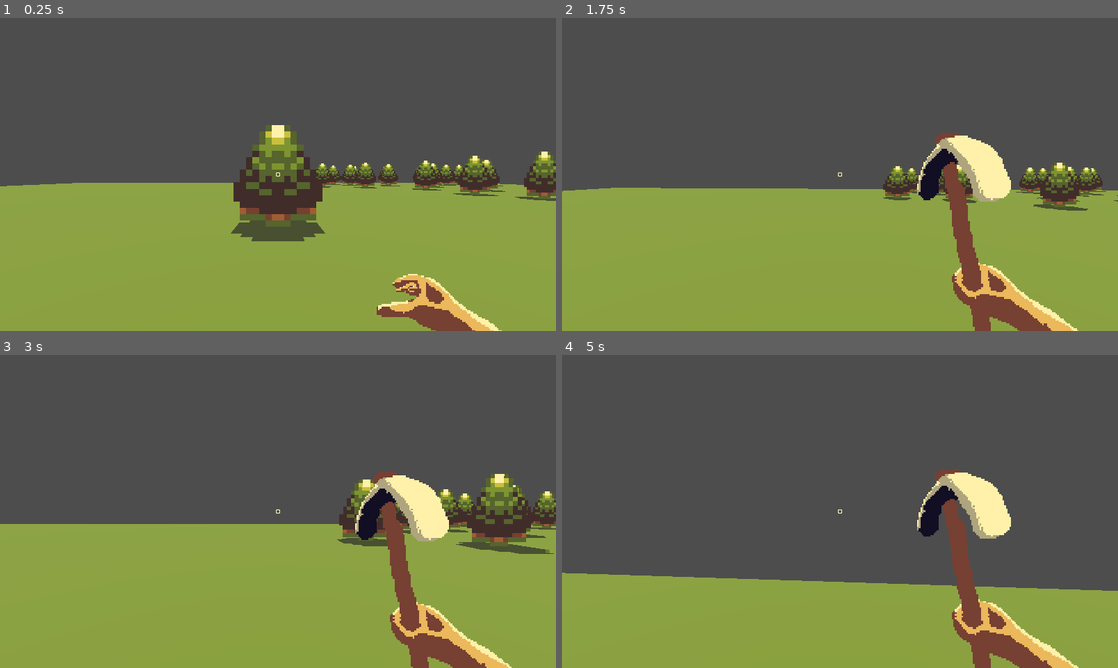
Above: before the commit, frames 1-4 (two rows, left to right).
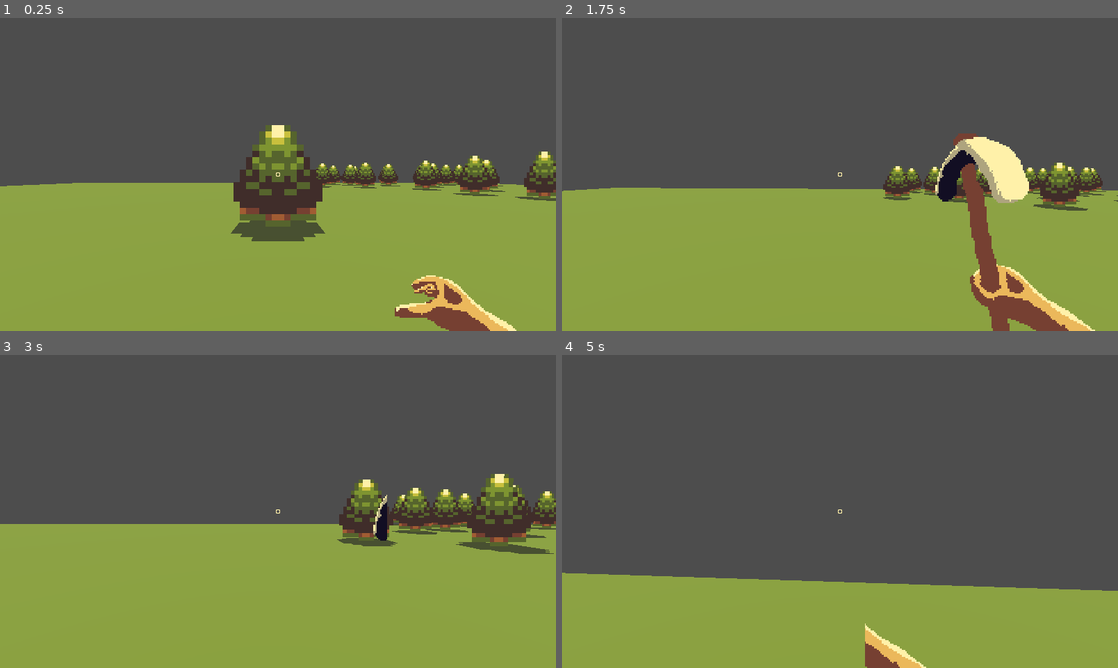
Above: after the commit, the same moments.

Repository: benlloyd50/three-d-skiller
Game: Godot game, scene res://scenes/main_in_game.tscn
Same seed, same stepped clock (60 frames per second), same inputs: the game is played once before the commit and once after it.
Inputs (mouse positions are in pixels of both pictures, inside the frame that each line leads up to):
- Up to frame 1 (0.25 s): no input
- Up to frame 2 (1.75 s): tap Enter at 0.5 s; move the mouse to (867, 174) at 0.52 s; hold 1 0.53-1.28 s; hold W (move_forward) from 0.53 s (still down); click (867, 174) at 0.6 s; tap Space (jump) at 0.77, 1.52 s; move the mouse to (812, 174) at 1.27 s; tap 1 at 1.35 s; tap 2 at 1.55 s
- Up to frame 3 (3 s): keep holding W (move_forward); move the mouse to (289, 505) at 2.02 s; hold 2 2.03-2.78 s; click (289, 505) at 2.3 s; move the mouse to (272, 517) at 2.77 s; click (272, 517) at 2.85 s
- Up to frame 4 (5 s): keep holding W (move_forward); tap Space (jump) at 3.02, 3.77, 4.52 s; tap 1 at 3.05 s; move the mouse to (878, 514) at 3.52 s; hold 1 3.53-4.28 s; tap 2 at 3.8, 4.35 s; move the mouse to (795, 508) at 4.27 s; click (795, 508) at 4.55 s

The runs differ from the first frame. In frame 1, 1.8% of the frame differs, in the area x 67-93%, y 81-100%; in frame 2, 6.5%, in the area x 63-96%, y 36-100%; in frame 3, 5.7%; in frame 4, 6.5%.

Commit message:
held item and pickaxe swing

Diff:
--- a/scenes/player.tscn
+++ b/scenes/player.tscn
@@ -4,7 +4,7 @@
 [ext_resource type="Script" uid="uid://hobsns4jtt2j" path="res://scripts/player_controller.gd" id="1_g2els"]
 [ext_resource type="AudioStream" uid="uid://dksc4d6mjr6jq" path="res://audio/punch1.ogg" id="2_fjrip"]
 [ext_resource type="Texture2D" uid="uid://cpjts3f3o4jul" path="res://art/hand_empty.png" id="2_g2els"]
-[ext_resource type="Texture2D" uid="uid://35ud1peywti5" path="res://art/hand_large_pick.png" id="3_dqkch"]
+[ext_resource type="Texture2D" uid="uid://b5q8g1x18dqhe" path="res://art/hand_large_pick-sheet.png" id="3_jej6c"]
 [ext_resource type="Texture2D" uid="uid://cvja6duuqgr04" path="res://art/art dump/Mini-Medieval-8x8/Interface.png" id="3_qhqgy"]
 [ext_resource type="AudioStream" uid="uid://b2okx3ff5p5ly" path="res://audio/punch2.ogg" id="3_smehm"]
 [ext_resource type="AudioStream" uid="uid://dgog5yr1pkjkb" path="res://audio/punch3.ogg" id="4_ur7pv"]
@@ -14,6 +14,10 @@
 [ext_resource type="AudioStream" uid="uid://bv8gqvrtlst61" path="res://audio/Footstep_Dirt_02.ogg" id="8_4r5pv"]
 [ext_resource type="AudioStream" uid="uid://dw76gq6lu2tvb" path="res://audio/Footstep_Dirt_09.ogg" id="15_ujl30"]
 
+[sub_resource type="AtlasTexture" id="AtlasTexture_cyhim"]
+atlas = ExtResource("3_jej6c")
+region = Rect2(0, 0, 256, 256)
+
 [sub_resource type="StandardMaterial3D" id="StandardMaterial3D_4flbx"]
 albedo_color = Color(1, 0.637, 0.00999999, 1)
 normal_enabled = true
@@ -37,15 +41,157 @@
 stream_2/stream = ExtResource("8_4r5pv")
 stream_3/stream = ExtResource("15_ujl30")
 
+[sub_resource type="AtlasTexture" id="AtlasTexture_fulsm"]
+atlas = ExtResource("3_jej6c")
+
 [sub_resource type="AtlasTexture" id="AtlasTexture_qhqgy"]
 atlas = ExtResource("3_qhqgy")
 region = Rect2(0, 0, 24, 24)
+
+[sub_resource type="Animation" id="Animation_f1ej7"]
+length = 0.001
+tracks/0/type = "value"
+tracks/0/imported = false
+tracks/0/enabled = true
+tracks/0/path = NodePath("CanvasLayer/Control/hudhand:texture:atlas")
+tracks/0/interp = 1
+tracks/0/loop_wrap = true
+tracks/0/keys = {
+"times": PackedFloat32Array(0),
+"transitions": PackedFloat32Array(1),
+"update": 1,
+"values": [ExtResource("3_jej6c")]
+}
+tracks/1/type = "value"
+tracks/1/imported = false
+tracks/1/enabled = true
+tracks/1/path = NodePath("CanvasLayer/Control/hudhand:hframes")
+tracks/1/interp = 1
+tracks/1/loop_wrap = true
+tracks/1/keys = {
+"times": PackedFloat32Array(0),
+"transitions": PackedFloat32Array(1),
+"update": 1,
+"values": [5]
+}
+tracks/2/type = "value"
+tracks/2/imported = false
+tracks/2/enabled = true
+tracks/2/path = NodePath("CanvasLayer/Control/hudhand:frame")
+tracks/2/interp = 1
+tracks/2/loop_wrap = true
+tracks/2/keys = {
+"times": PackedFloat32Array(0),
+"transitions": PackedFloat32Array(1),
+"update": 1,
+"values": [0]
+}
+tracks/3/type = "value"
+tracks/3/imported = false
+tracks/3/enabled = true
+tracks/3/path = NodePath("CanvasLayer/Control/hudhand:texture")
+tracks/3/interp = 1
+tracks/3/loop_wrap = true
+tracks/3/keys = {
+"times": PackedFloat32Array(0),
+"transitions": PackedFloat32Array(1),
+"update": 1,
+"values": [SubResource("AtlasTexture_fulsm")]
+}
+
+[sub_resource type="Animation" id="Animation_oprun"]
+resource_name = "idle"
+length = 0.001
+tracks/0/type = "value"
+tracks/0/imported = false
+tracks/0/enabled = true
+tracks/0/path = NodePath("CanvasLayer/Control/hudhand:texture")
+tracks/0/interp = 1
+tracks/0/loop_wrap = true
+tracks/0/keys = {
+"times": PackedFloat32Array(0),
+"transitions": PackedFloat32Array(1),
+"update": 1,
+"values": [ExtResource("2_g2els")]
+}
+tracks/1/type = "value"
+tracks/1/imported = false
+tracks/1/enabled = true
+tracks/1/path = NodePath("CanvasLayer/Control/hudhand:hframes")
+tracks/1/interp = 1
+tracks/1/loop_wrap = true
+tracks/1/keys = {
+"times": PackedFloat32Array(0),
+"transitions": PackedFloat32Array(1),
+"update": 1,
+"values": [1]
+}
+
+[sub_resource type="Animation" id="Animation_jej6c"]
+resource_name = "swing_pick"
+length = 0.7
+step = 0.15
+tracks/0/type = "value"
+tracks/0/imported = false
+tracks/0/enabled = true
+tracks/0/path = NodePath("CanvasLayer/Control/hudhand:texture")
+tracks/0/interp = 1
+tracks/0/loop_wrap = true
+tracks/0/keys = {
+"times": PackedFloat32Array(0),
+"transitions": PackedFloat32Array(1),
+"update": 1,
+"values": [SubResource("AtlasTexture_fulsm")]
+}
+tracks/1/type = "value"
+tracks/1/imported = false
+tracks/1/enabled = true
+tracks/1/path = NodePath("CanvasLayer/Control/hudhand:texture:atlas")
+tracks/1/interp = 1
+tracks/1/loop_wrap = true
+tracks/1/keys = {
+"times": PackedFloat32Array(0),
+"transitions": PackedFloat32Array(1),
+"update": 1,
+"values": [ExtResource("3_jej6c")]
+}
+tracks/2/type = "value"
+tracks/2/imported = false
+tracks/2/enabled = true
+tracks/2/path = NodePath("CanvasLayer/Control/hudhand:hframes")
+tracks/2/interp = 1
+tracks/2/loop_wrap = true
+tracks/2/keys = {
+"times": PackedFloat32Array(0),
+"transitions": PackedFloat32Array(1),
+"update": 1,
+"values": [5]
+}
+tracks/3/type = "value"
+tracks/3/imported = false
+tracks/3/enabled = true
+tracks/3/path = NodePath("CanvasLayer/Control/hudhand:frame")
+tracks/3/interp = 1
+tracks/3/loop_wrap = true
+tracks/3/keys = {
+"times": PackedFloat32Array(0, 0.2714455, 0.3270286, 0.3800286, 0.5714286),
+"transitions": PackedFloat32Array(1, 1, 1, 1, 1),
+"update": 1,
+"values": [1, 2, 3, 4, 2]
+}
+
+[sub_resource type="AnimationLibrary" id="AnimationLibrary_f1ej7"]
+_data = {
+&"RESET": SubResource("Animation_f1ej7"),
+&"idle": SubResource("Animation_oprun"),
+&"swing_pick": SubResource("Animation_jej6c")
+}
 
 [node name="player" type="CharacterBody3D" unique_id=1684608086]
 script = ExtResource("1_g2els")
 bob_rate = 4.6
 empty_hands = ExtResource("2_g2els")
-pickaxe = ExtResource("3_dqkch")
+pickaxe = SubResource("AtlasTexture_cyhim")
 
 [node name="Pivot" type="Node3D" parent="." unique_id=396520076]
 transform = Transform3D(-1, 0, 8.74228e-08, 0, 1, 0, -8.74228e-08, 0, -1, 0.00330329, 0, -0.0010668)
@@ -99,9 +245,10 @@
 grow_vertical = 0
 
 [node name="hudhand" type="Sprite2D" parent="CanvasLayer/Control" unique_id=796031873]
-position = Vector2(-487.00006, -373)
+position = Vector2(-445.00006, -370.00003)
 scale = Vector2(3.789062, 3.789062)
-texture = ExtResource("2_g2els")
+texture = SubResource("AtlasTexture_fulsm")
+hframes = 5
 
 [node name="crosshair" type="TextureRect" parent="CanvasLayer" unique_id=1143515821]
 anchors_preset = 8
@@ -119,3 +266,6 @@
 
 [node name="AudioListener3D" type="AudioListener3D" parent="." unique_id=1787971927]
 transform = Transform3D(1, 0, 0, 0, 1, 0, 0, 0, 1, 0, 0.60668445, 0)
+
+[node name="AnimationPlayer" type="AnimationPlayer" parent="." unique_id=1726674531]
+libraries/ = SubResource("AnimationLibrary_f1ej7")
--- a/scripts/player_controller.gd
+++ b/scripts/player_controller.gd
@@ -7,6 +7,13 @@
 @export_range(0.1, 3.0, 0.1, "or_greater") var camera_sens: float = 1
 @export_range(0, 100, 1) var tilt_sens: float = 1
 @export_range(0, 100, 1) var tilt_magnitude: float = 1.5
+@export_range(0.1, 10.0, 0.1) var bob_rate: float = 3.0
+
+@export var empty_hands: Texture2D
+@export var pickaxe: Texture2D
+var held_item: HeldItem = HeldItem.Hand
+
+enum HeldItem {Hand, Pickaxe}
 
 var jumping: bool = false
 var mouse_captured: bool = false
@@ -26,6 +33,7 @@
 @onready var camera: Camera3D = $Pivot/Camera3D
 @onready var hitcast: RayCast3D = $Pivot/hitcast
 @onready var hit_sound: AudioStreamPlayer3D = $hitsounds
+@onready var anim_player: AnimationPlayer = $AnimationPlayer
 
 var hand_sprite_position: Vector2
 var going_to_max: Dictionary[String, bool] = {
@@ -36,10 +44,6 @@
 @onready var BOB_Y_MAX: float = hand.transform.origin.y + 40
 @onready var BOB_X_MIN: float = hand.transform.origin.x - 30
 @onready var BOB_X_MAX: float = hand.transform.origin.x
-@export_range(0.1, 10.0, 0.1) var bob_rate: float = 3.0
-
-@export var empty_hands: Texture2D
-@export var pickaxe: Texture2D
 
 
 func _ready() -> void:
@@ -53,9 +57,21 @@
     if Input.is_action_just_pressed(&"exit"): get_tree().quit()
 
     if Input.is_key_pressed(KEY_1):
-        hand.texture = empty_hands
+        held_item = HeldItem.Hand
     if Input.is_key_pressed(KEY_2):
-        hand.texture = pickaxe
+        held_item = HeldItem.Pickaxe
+
+func _process(_delta: float) -> void:
+    _update_held_item(held_item)
+
+func _update_held_item(new_item: HeldItem) -> void:
+    match new_item:
+        HeldItem.Pickaxe:
+            hand.texture = pickaxe
+        HeldItem.Hand:
+            hand.texture = empty_hands
+            anim_player.play("idle")
+
 
 func _physics_process(delta: float) -> void:
     if Input.is_action_just_pressed(&"jump"): jumping = true
@@ -71,8 +87,13 @@
         attack(delta)
 
 func attack(_delta: float) -> void:
+    if anim_player.is_playing():
+        print("action in progress")
+        return
+
     var obj = hitcast.get_collider()
     hit_sound.play()
+    anim_player.play("swing_pick")
     if obj:
         print("Hit a ", obj.name)
         # send damage to the object and have it respond
Binary file added: art/hand_large_pick-sheet.png
Not shown, added: art/hand_large_pick-sheet.png.import
Binary file added: art/hand_large_pick.ase
